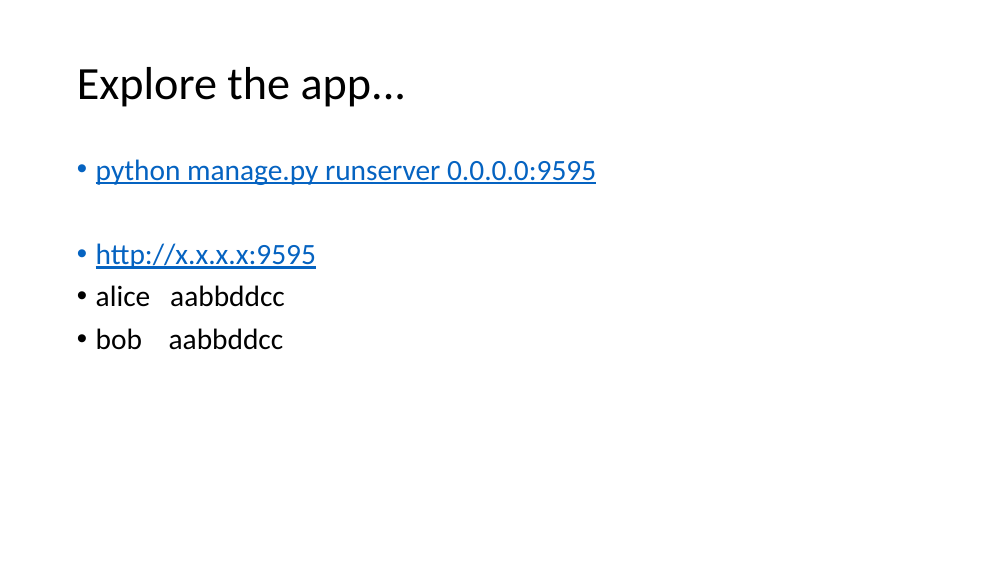
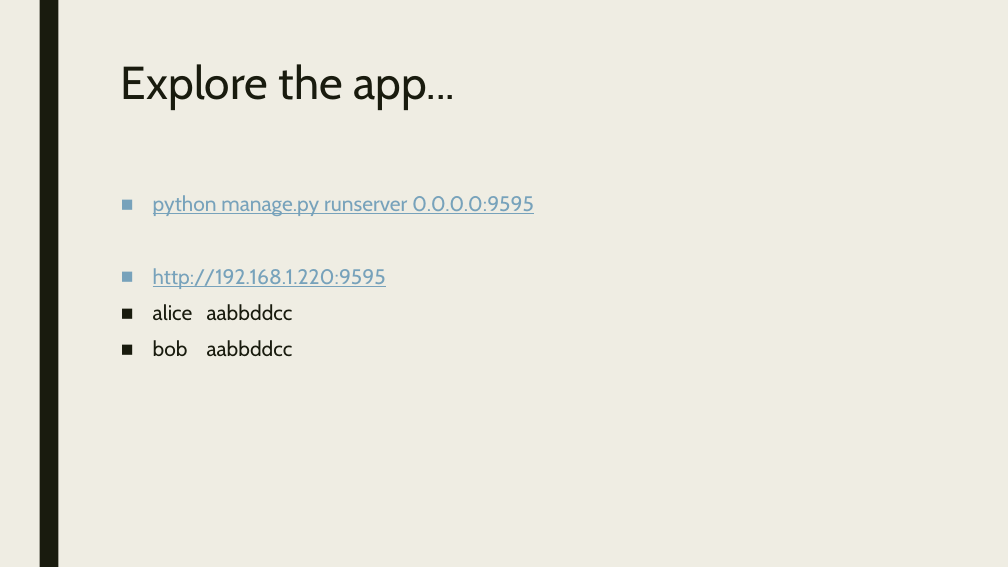
Before and after one commit to cwinsor/django_102_pluralsight, a slide deck: slide 7 of presentation.pptx. Drawn at 1008x567 pixels with LibreOffice and Linux fonts; fonts in the diff are those of the drawing. Boxes give left, top, right and bottom in pixels: in the first picture for what was removed or moved away, otherwise in the second. Text is boxed around its words. In the diff, an @@ line names an element or a change of style, - is before the commit and + after.

```diff
--- a/presentation.pptx
+++ b/presentation.pptx
@@ background #FFFFFF to #EFEDE3 @@
@@ rectangle added at <box>39,0,58,567</box>, fill #191B0E @@
@@ title "Explore the app...": place and size @@
-title "Explore the app..." at <box>77,67,407,107</box>
+title "Explore the app..." at <box>121,64,455,110</box>
@@ title "Explore the app..." at <box>121,64,455,110</box>: font Calibri to Cabin, text colour #000000 to #191B0E; line spacing 0.9 to 0.89; vertical alignment middle to top @@
@@ text "python manage.py runserver 0.0.0.0:9595": place and size @@
-text "python manage.py runserver 0.0.0.0:9595" at <box>96,159,596,350</box>
+text "python manage.py runserver 0.0.0.0:9595" at <box>153,195,534,356</box>
@@ text at <box>153,195,534,356</box>: size 28 to 20 pt, font Calibri to Cabin in "python manage.py runserver 0.0.0.0:9595", "alice aabbddcc", "bob aabbddcc"; text colour #0563C1 to #77A2BB in "python manage.py runserver 0.0.0.0:9595"; text colour #000000 to #191B0E in "alice aabbddcc", "bob aabbddcc"; bullet • to ■; line spacing 0.9 to 0.94; more space between paragraphs @@
@@ text at <box>153,268,386,289</box>: text changed; size 28 to 20 pt; font Calibri to Cabin; text colour #0563C1 to #77A2BB @@
-• http://x.x.x.x:9595
+■ http://192.168.1.220:9595
```
Also in this commit, not shown: 16 other slides changed, 3 slides removed.
